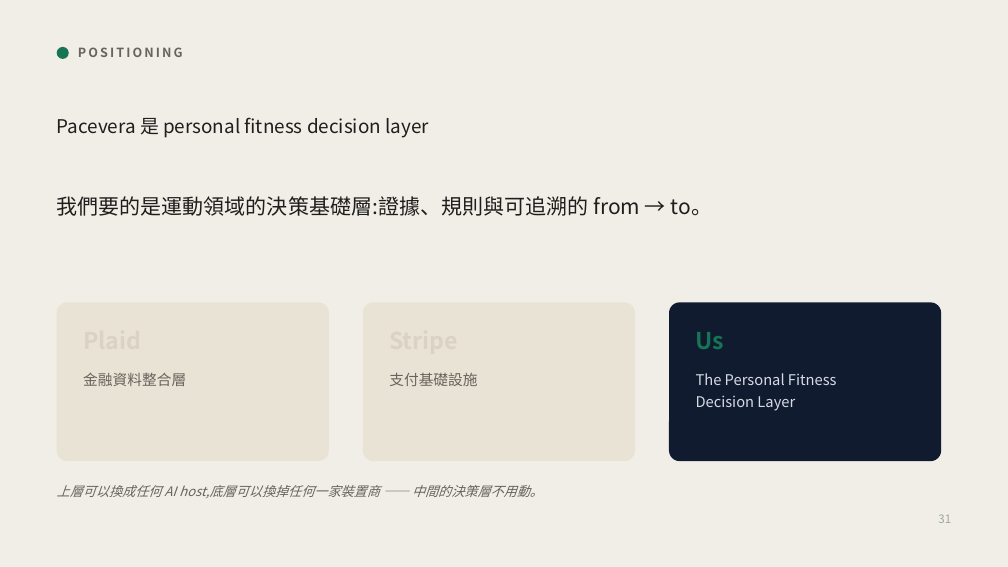
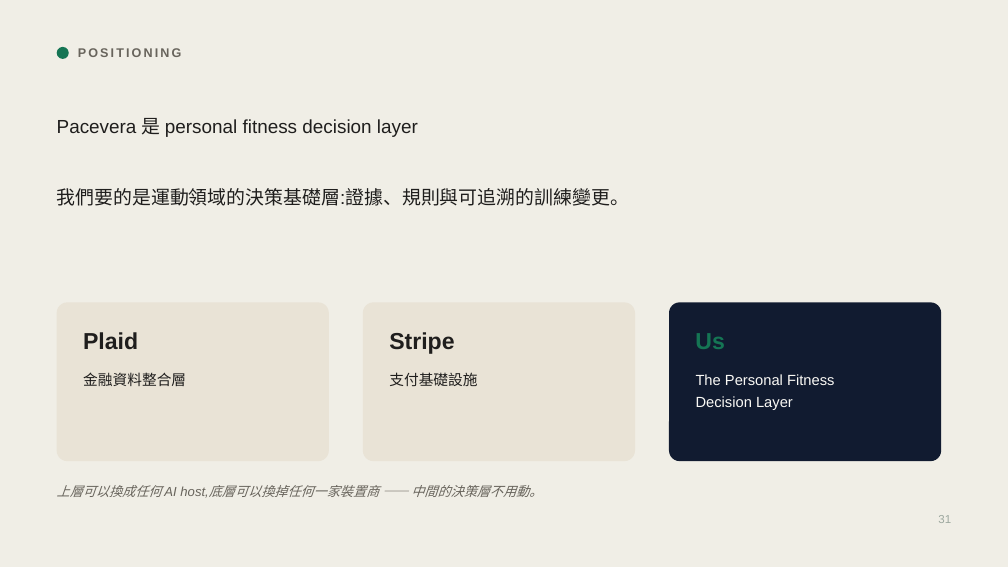
Before and after one commit to henryyeh182/evidra, a slide deck: slide 31 of docs/Fitness-MCP-Product-Vision.pptx. Drawn at 1008x567 pixels with LibreOffice and Linux fonts; fonts in the diff are those of the drawing. Boxes give left, top, right and bottom in pixels: in the first picture for what was removed or moved away, otherwise in the second. Text is boxed around its words. In the diff, an @@ line names an element or a change of style, - is before the commit and + after.

```diff
--- a/docs/Fitness-MCP-Product-Vision.pptx
+++ b/docs/Fitness-MCP-Product-Vision.pptx
@@ text at (x1=57, y1=188, x2=629, y2=206): text changed; size 20 to 18 pt; font Noto Sans CJK SC to Arial @@
-我們要的是運動領域的決策基礎層:證據、規則與可追溯的 from → to。
+我們要的是運動領域的決策基礎層:證據、規則與可追溯的訓練變更。
@@ text added at (x1=83, y1=332, x2=138, y2=349), 22 pt, text #1F1E1D, bold @@
+Plaid
@@ text added at (x1=389, y1=332, x2=454, y2=354), 22 pt, text #1F1E1D, bold @@
+Stripe
@@ text "金融資料整合層" at (x1=83, y1=372, x2=186, y2=386): font Noto Sans CJK SC to Arial, text colour #68645C to #1F1E1D @@
@@ text "支付基礎設施" at (x1=389, y1=372, x2=477, y2=386): font Noto Sans CJK SC to Arial, text colour #68645C to #1F1E1D @@
@@ text "The Personal Fitness" at (x1=696, y1=374, x2=834, y2=410): font Noto Sans CJK SC to Arial, text colour #D6DAE4 to #FAF9F5 @@
@@ font Noto Sans CJK SC to Arial in 4 elements at (x1=78, y1=48, x2=182, y2=57), (x1=57, y1=118, x2=418, y2=137), (x1=695, y1=333, x2=724, y2=349), (x1=57, y1=485, x2=542, y2=498) @@
```
Also in this commit, not shown: 30 other slides changed, 1 slide added, 1 slide removed, 3 other files.
